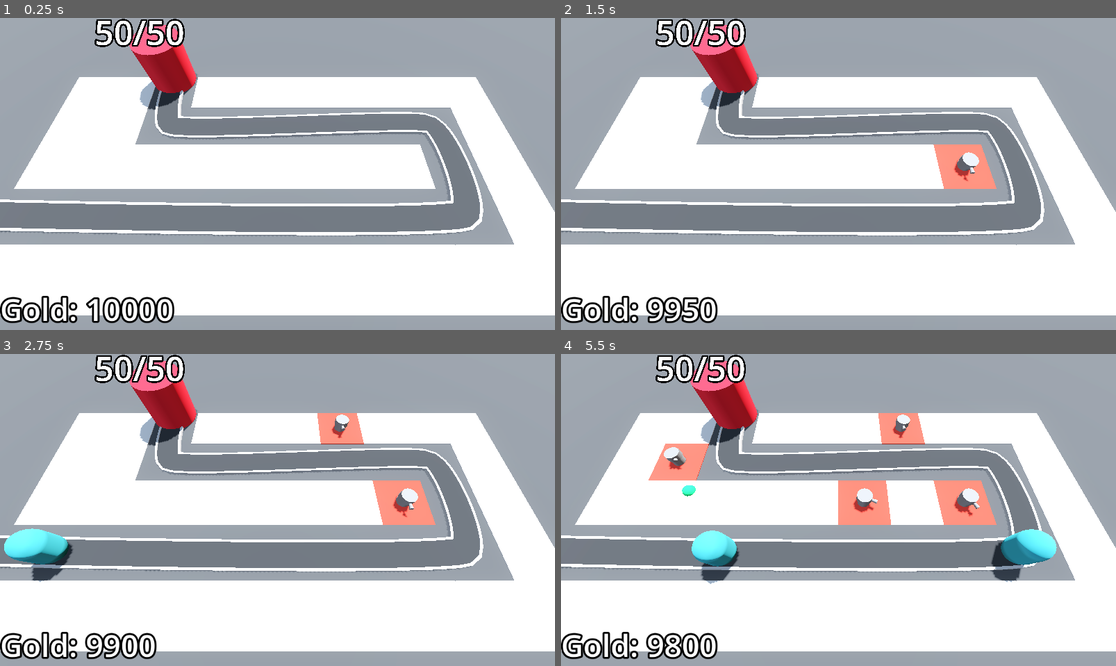
Above: before the commit, frames 1-4 (two rows, left to right).
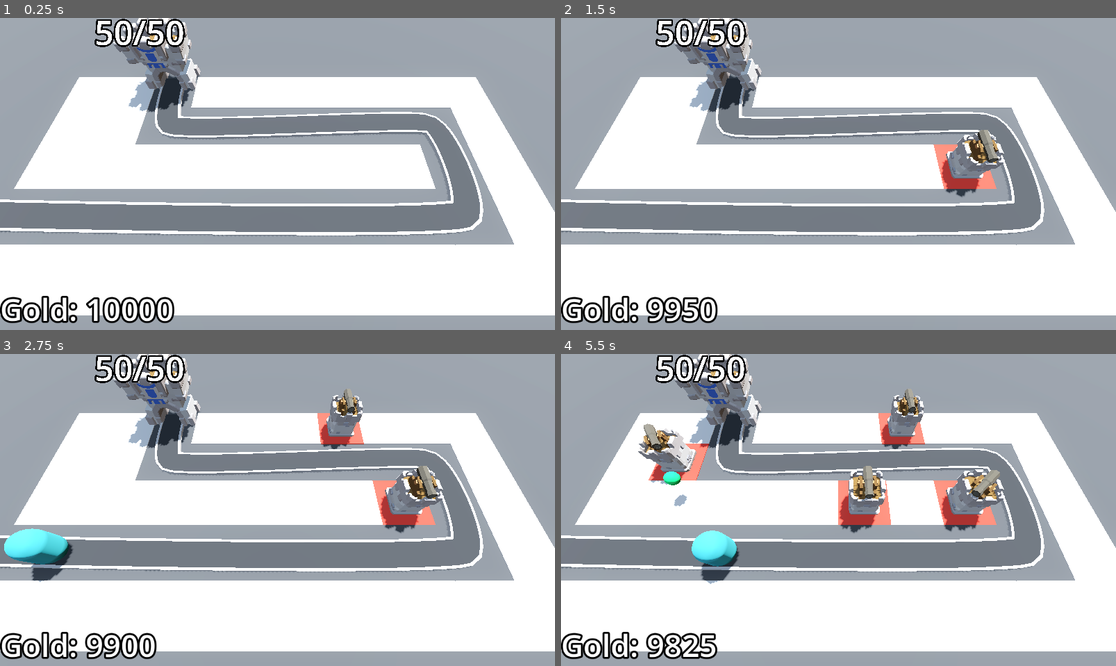
Above: after the commit, the same moments.

Repository: Rubix334/Barbarian_blaster
Game: Godot game, scene res://base_level.tscn
The game is run twice, just before and just after one commit, with the same random seed, the same clock (stepped at 60 frames per second) and the same inputs.
Inputs (mouse positions are in pixels of both pictures, inside the frame that each line leads up to):
- Up to frame 1 (0.25 s): no input
- Up to frame 2 (1.5 s): tap Enter at 0.5 s; move the mouse to (960, 158) at 0.52 s; click (960, 158) at 0.6 s; tap Space at 1.25 s; move the mouse to (727, 189) at 1.27 s; click (727, 189) at 1.35 s
- Up to frame 3 (2.75 s): tap Enter at 2 s; move the mouse to (333, 441) at 2.02 s; click (333, 441) at 2.1 s
- Up to frame 4 (5.5 s): move the mouse to (810, 572) at 2.77 s; click (810, 572) at 2.85 s; move the mouse to (1005, 556) at 3.52 s; click (1005, 556) at 3.6 s; move the mouse to (672, 463) at 4.27 s; click (672, 463) at 4.35 s; move the mouse to (866, 510) at 5.02 s; click (866, 510) at 5.1 s

The runs differ from the first frame. In frame 1, 2.1% of the frame differs, in the area x 20-37%, y 0-31%; in frame 2, 3.5%; in frame 3, 4.3%; in frame 4, 8.4%, in the area x 13-90%, y 0-98%.

Commit message:
Turret and base assets

Diff:
--- a/Turret/turret.gd
+++ b/Turret/turret.gd
@@ -3,21 +3,23 @@
 var projectile = preload("res://Turret/projectile.tscn")
 var enemy_path : Path3D
 var target : Node3D
+@onready var cannon: Node3D = $TurretBase/TurretTop/Cannon
+@onready var turret_base: Node3D = $TurretBase
 
 @export var turret_range = 10.0
 
 func _physics_process(_delta: float) -> void:
 	target = find_best_target()
 	if target != null:
-		look_at(target.global_position,Vector3.UP, true)
+		turret_base.look_at(target.global_position,Vector3.UP, true)
 
 func _on_timer_timeout() -> void:
 	if target != null:
 		$AnimationPlayer.play("Fire")
 		var new_projectile = projectile.instantiate()
 		add_child(new_projectile)
-		new_projectile.global_position = global_position
-		new_projectile.direction = basis.z
+		new_projectile.global_position = cannon.global_position
+		new_projectile.direction = cannon.global_transform.basis.z
 
 func find_best_target() -> Enemy:
 	var best_target = null
--- a/Turret/turret.tscn
+++ b/Turret/turret.tscn
@@ -1,23 +1,12 @@
-[gd_scene load_steps=8 format=3 uid="uid://d01unib15e15u"]
+[gd_scene format=3 uid="uid://d01unib15e15u"]
 
 [ext_resource type="Script" uid="uid://coqbxcwumauv" path="res://Turret/turret.gd" id="1_5kpma"]
-
-[sub_resource type="CylinderMesh" id="CylinderMesh_cb20n"]
-height = 1.0
-
-[sub_resource type="CylinderMesh" id="CylinderMesh_5kpma"]
-top_radius = 0.6
-bottom_radius = 0.6
-height = 0.5
-
-[sub_resource type="CylinderMesh" id="CylinderMesh_djkev"]
-top_radius = 0.15
-bottom_radius = 0.1
-height = 0.5
+[ext_resource type="PackedScene" uid="uid://duuddfgwlgdxo" path="res://Assets/Meshes/Cannon.glb" id="2_ttsi1"]
+[ext_resource type="PackedScene" uid="uid://i7ygf8j5r4kp" path="res://Assets/Meshes/TurretBase.glb" id="3_r754r"]
 
 [sub_resource type="Animation" id="Animation_5kpma"]
 resource_name = "Fire"
-length = 0.3
+length = 0.4
 tracks/0/type = "value"
 tracks/0/imported = false
 tracks/0/enabled = true
@@ -33,22 +22,10 @@
 tracks/1/type = "value"
 tracks/1/imported = false
 tracks/1/enabled = true
-tracks/1/path = NodePath("TurretBase/TurretTop/Gun:position")
+tracks/1/path = NodePath("TurretBase/TurretTop:rotation")
 tracks/1/interp = 1
 tracks/1/loop_wrap = true
 tracks/1/keys = {
-"times": PackedFloat32Array(0, 0.06724116, 0.25),
-"transitions": PackedFloat32Array(1, 1, 1),
-"update": 0,
-"values": [Vector3(0, 0, 0.77859414), Vector3(0, 0, 0.5661112), Vector3(0, 0, 0.779)]
-}
-tracks/2/type = "value"
-tracks/2/imported = false
-tracks/2/enabled = true
-tracks/2/path = NodePath("TurretBase/TurretTop:rotation")
-tracks/2/interp = 1
-tracks/2/loop_wrap = true
-tracks/2/keys = {
 "times": PackedFloat32Array(0.1, 0.10391816, 0.14467038, 0.25),
 "transitions": PackedFloat32Array(1, 1, 1, 1),
 "update": 0,
@@ -72,22 +49,10 @@
 tracks/1/type = "value"
 tracks/1/imported = false
 tracks/1/enabled = true
-tracks/1/path = NodePath("TurretBase/TurretTop/Gun:position")
+tracks/1/path = NodePath("TurretBase/TurretTop:rotation")
 tracks/1/interp = 1
 tracks/1/loop_wrap = true
 tracks/1/keys = {
-"times": PackedFloat32Array(0),
-"transitions": PackedFloat32Array(1),
-"update": 0,
-"values": [Vector3(0, 0, 0.77859414)]
-}
-tracks/2/type = "value"
-tracks/2/imported = false
-tracks/2/enabled = true
-tracks/2/path = NodePath("TurretBase/TurretTop:rotation")
-tracks/2/interp = 1
-tracks/2/loop_wrap = true
-tracks/2/keys = {
 "times": PackedFloat32Array(0),
 "transitions": PackedFloat32Array(1),
 "update": 0,
@@ -100,27 +65,24 @@
 &"RESET": SubResource("Animation_djkev")
 }
 
-[node name="Turret" type="Node3D"]
+[node name="Turret" type="Node3D" unique_id=1003302879]
 script = ExtResource("1_5kpma")
 
-[node name="TurretBase" type="MeshInstance3D" parent="."]
+[node name="TurretBase" type="Node3D" parent="." unique_id=166469677]
 transform = Transform3D(1, 0, 0, 0, 1, 0, 0, 0, 1, 0, 0.5, 0)
-mesh = SubResource("CylinderMesh_cb20n")
 
-[node name="TurretTop" type="MeshInstance3D" parent="TurretBase"]
+[node name="TurretTop" type="Node3D" parent="TurretBase" unique_id=964410996]
 transform = Transform3D(1, 0, 0, 0, 1, 0, 0, 0, 1, 0, 0.3, 0)
-mesh = SubResource("CylinderMesh_5kpma")
 
-[node name="Gun" type="MeshInstance3D" parent="TurretBase/TurretTop"]
-transform = Transform3D(1, 0, 0, 0, -4.371139e-08, -1, 0, 1, -4.371139e-08, 0, 0, 0.77859414)
-mesh = SubResource("CylinderMesh_djkev")
+[node name="Cannon" parent="TurretBase/TurretTop" unique_id=783290057 instance=ExtResource("2_ttsi1")]
+transform = Transform3D(1, 0, 0, 0, 1, 0, 0, 0, 1, 0, 1.3535337, 0)
 
-[node name="Timer" type="Timer" parent="."]
+[node name="Timer" type="Timer" parent="." unique_id=239739819]
 autostart = true
 
-[node name="AnimationPlayer" type="AnimationPlayer" parent="."]
-libraries = {
-&"": SubResource("AnimationLibrary_ttsi1")
-}
+[node name="AnimationPlayer" type="AnimationPlayer" parent="." unique_id=1375069710]
+libraries/ = SubResource("AnimationLibrary_ttsi1")
+
+[node name="TurretBase2" parent="." unique_id=789740922 instance=ExtResource("3_r754r")]
 
 [connection signal="timeout" from="Timer" to="." method="_on_timer_timeout"]
--- a/base/base.tscn
+++ b/base/base.tscn
@@ -1,21 +1,14 @@
-[gd_scene load_steps=3 format=3 uid="uid://cp8jwl3inidhf"]
+[gd_scene format=3 uid="uid://cp8jwl3inidhf"]
 
 [ext_resource type="Script" uid="uid://b87vckjw65h4i" path="res://base/base.gd" id="1_mftly"]
+[ext_resource type="PackedScene" uid="uid://bkfeg6y6uhfgv" path="res://Assets/Meshes/Base.glb" id="2_m7viw"]
 
-[sub_resource type="StandardMaterial3D" id="StandardMaterial3D_3o4py"]
-albedo_color = Color(1, 0.18039216, 0.24313726, 1)
-
-[node name="Base" type="Node3D" groups=["base"]]
+[node name="Base" type="Node3D" unique_id=441259070 groups=["base"]]
 script = ExtResource("1_mftly")
 
-[node name="CSGCylinder3D" type="CSGCylinder3D" parent="."]
-transform = Transform3D(1, 0, 0, 0, 1, 0, 0, 0, 1, 0, 2, 0)
-radius = 2.0
-height = 4.0
-sides = 32
-material = SubResource("StandardMaterial3D_3o4py")
+[node name="Base" parent="." unique_id=580726367 instance=ExtResource("2_m7viw")]
 
-[node name="Label3D" type="Label3D" parent="."]
+[node name="Label3D" type="Label3D" parent="." unique_id=184417208]
 transform = Transform3D(1, 0, 0, 0, 1, 0, 0, 0, 1, -0.090966225, 5.259999, 1.2027721)
 billboard = 1
 no_depth_test = true
--- a/victory_layer.tscn
+++ b/victory_layer.tscn
@@ -1,7 +1,7 @@
 [gd_scene format=3 uid="uid://fnpxq8jjvovk"]
 
 [ext_resource type="Script" uid="uid://76luocasr4vw" path="res://victory_layer.gd" id="1_12kce"]
-[ext_resource type="Texture2D" uid="uid://bo1160ue2vux4" path="res://star.png" id="2_iuw31"]
+[ext_resource type="Texture2D" uid="uid://bo1160ue2vux4" path="res://Assets/star.png" id="2_iuw31"]
 
 [sub_resource type="LabelSettings" id="LabelSettings_fxpm7"]
 font_size = 100
Binary file added: Assets/Meshes/Base.glb
Not shown, added: Assets/Meshes/Base.glb.import
Binary file added: Assets/Meshes/Base_Castle-metallic.png-Castle-roughness.png
Not shown, added: Assets/Meshes/Base_Castle-metallic.png-Castle-roughness.png.import
Binary file added: Assets/Meshes/Base_castle-colour-palette.png
Not shown, added: Assets/Meshes/Base_castle-colour-palette.png.import
Binary file added: Assets/Meshes/Cannon.glb
Not shown, added: Assets/Meshes/Cannon.glb.import
Binary file added: Assets/Meshes/Cannon_Castle-metallic.png-Castle-roughness.png
Not shown, added: Assets/Meshes/Cannon_Castle-metallic.png-Castle-roughness.png.import
Binary file added: Assets/Meshes/Cannon_castle-colour-palette.png
Not shown, added: Assets/Meshes/Cannon_castle-colour-palette.png.import
(and 20 more such lines)
